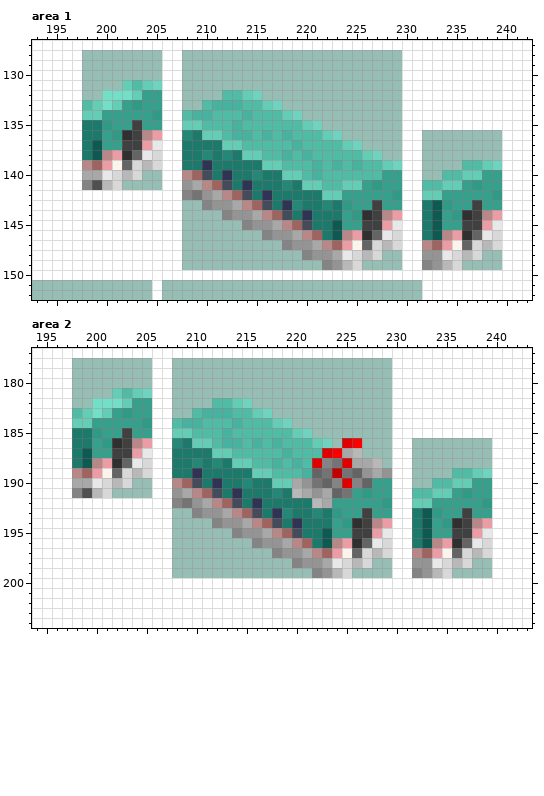
Two states of a pixel-art file, src/trains/e5_series/gfx/e5_series.aseprite. This is how it looked before the edit.
309x240 pixels, 1 frame. Colours within 5 levels of each other are drawn and written as one. Shown: area 1: x 193..242, y 127..152; area 2: x 194..243, y 177..204. The commit also changed other parts of the picture, which this record leaves out.
The same view after the edit:
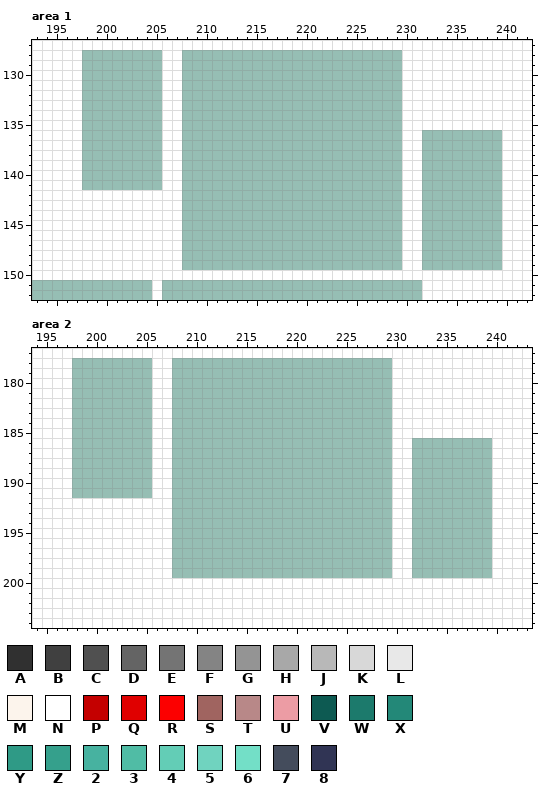
Palette (. is transparent): A #303030  B #404040  C #505050  D #646464  E #747474  F #848484  G #949494  H #a8a8a8  J #b8b8b8  K #d8d8d8  L #e8e8e8  M #fcf4ec  N #ffffff  P #c40000  Q #e00000  R #fc0000  S #a06460  T #b88888  U #ec9ca4  V #0d5a52  W #1c7a6c  X #238878  Y #2f9a86  Z #35a08c  2 #47b2a0  3 #50bca5  4 #63cdb6  5 #70d3bf  6 #73dfc7  7 #444c5c  8 #303454
What changed:
layer "Pink/B" now hidden
layer "Pink/M" now hidden
layer "Pink/F" now hidden
layer "Pink/Pantos" now hidden
Area 1:
y 131: x 202..205 4345 -> ....
y 132: x 200..205 6664ZZ -> ......; x 212..215 3345 -> ....
y 133: x 198..205 3464ZYZZ -> ........; x 210..217 32223345 -> ........
y 134: x 198..205 44ZZZZZY -> ........; x 208..219 322333233345 -> ............
y 135: x 198..205 WWYZZBZZ -> ........; x 208..221 44333233333345 -> ..............
y 136: x 198..205 WWZYABTU -> ........; x 208..223 XW44322323233345 -> ................
y 137: x 198..205 WVZZBBUL -> ........; x 208..225 WWWW44333332333345 -> ..................
y 138: x 198..205 WVTUADLK -> ........; x 208..227 WWXWXW44332323333345 -> ....................
y 139: x 198..205 TSUMDKJK -> ........; x 208..229 WW8WWWWW44333232323345 -> ......................; x 236..239 3345 -> ....
y 140: x 198..203 HHLKJK -> ......; x 208..229 TS7W8WWXWW4432333333ZZ -> ......................; x 234..239 3344ZZ -> ......
y 141: x 198..201 FCJK -> ....; x 208..229 GHTS7W8WWWXW443344ZYZZ -> ......................; x 232..239 3344ZYZZ -> ........
y 142: x 208..229 FEGHTS7W8WWWWW44ZZZZZY -> ......................; x 232..239 44ZZZZZY -> ........
y 143: x 210..229 FGGHTS7W8XWWXWYZZBZZ -> ....................; x 232..239 WVYZZBZZ -> ........
y 144: x 212..229 FGGHTS7W8WWWZYABTU -> ..................; x 232..239 WVZYABTU -> ........
y 145: x 214..229 FGGHTS7WWVZZBBUL -> ................; x 232..239 WVZZBBUL -> ........
y 146: x 216..229 FGGHTSWVTUADLK -> ..............; x 232..239 WVTUADLK -> ........
y 147: x 218..229 FGGHTSUMDKJK -> ............; x 232..239 TSUMDKJK -> ........
y 148: x 220..227 FGGHLKJK -> ........; x 232..237 GGLKJK -> ......
y 149: x 222..225 FGJK -> ....; x 232..235 FGJK -> ....
Area 2:
y 181: x 202..205 4345 -> ....
y 182: x 200..205 6664ZZ -> ......; x 212..215 3345 -> ....
y 183: x 198..205 3464ZYZZ -> ........; x 210..217 32223345 -> ........
y 184: x 198..205 44ZZZZZY -> ........; x 208..219 322333233345 -> ............
y 185: x 198..205 WWYZZBZZ -> ........; x 208..221 44333233333345 -> ..............
y 186: x 198..205 WWZYABTU -> ........; x 208..223 XW44322323233345 -> ................; x 225..226 QR -> ..
y 187: x 198..205 WVZZBBUL -> ........; x 208..226 WWWW44333332333QRHJ -> ...................
y 188: x 198..205 WVTUADLK -> ........; x 208..228 WWXWXW44332323QFEQHHJ -> .....................
y 189: x 198..205 TSUMDKJK -> ........; x 208..229 WW8WWWWW443332DEPEDGHG -> ......................; x 236..239 3345 -> ....
y 190: x 198..203 HHLKJK -> ......; x 208..229 TS7W8WWXWW44HGEDFQFDZZ -> ......................; x 234..239 3344ZZ -> ......
y 191: x 198..201 FCJK -> ....; x 208..229 GHTS7W8WWWXWJHGHDEZYZZ -> ......................; x 232..239 3344ZYZZ -> ........
y 192: x 208..229 FEGHTS7W8WWWWWJHZZZZZY -> ......................; x 232..239 44ZZZZZY -> ........
y 193: x 210..229 FGGHTS7W8XWWXWYZZBZZ -> ....................; x 232..239 WVYZZBZZ -> ........
y 194: x 212..229 FGGHTS7W8WWWZYABTU -> ..................; x 232..239 WVZYABTU -> ........
y 195: x 214..229 FGGHTS7WWVZZBBUL -> ................; x 232..239 WVZZBBUL -> ........
y 196: x 216..229 FGGHTSWVTUADLK -> ..............; x 232..239 WVTUADLK -> ........
y 197: x 218..229 FGGHTSUMDKJK -> ............; x 232..239 TSUMDKJK -> ........
y 198: x 220..227 FGGHLKJK -> ........; x 232..237 GGLKJK -> ......
y 199: x 222..225 FGJK -> ....; x 232..235 FGJK -> ....
Where, in picture pixels (left, top, right, bottom), the same in both pictures:
erased: (82, 80, 502, 270)
erased: (72, 388, 492, 578)
